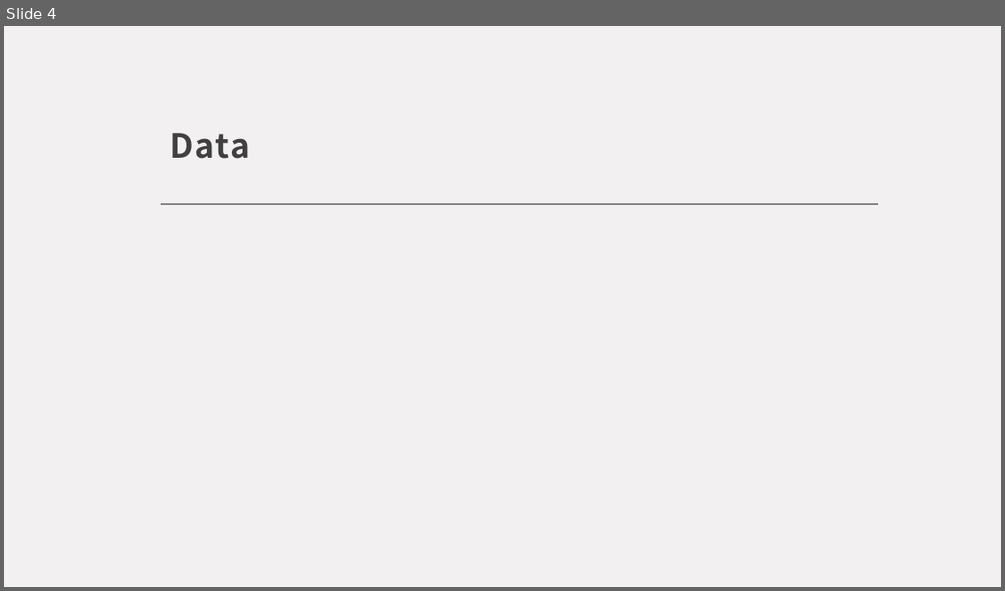
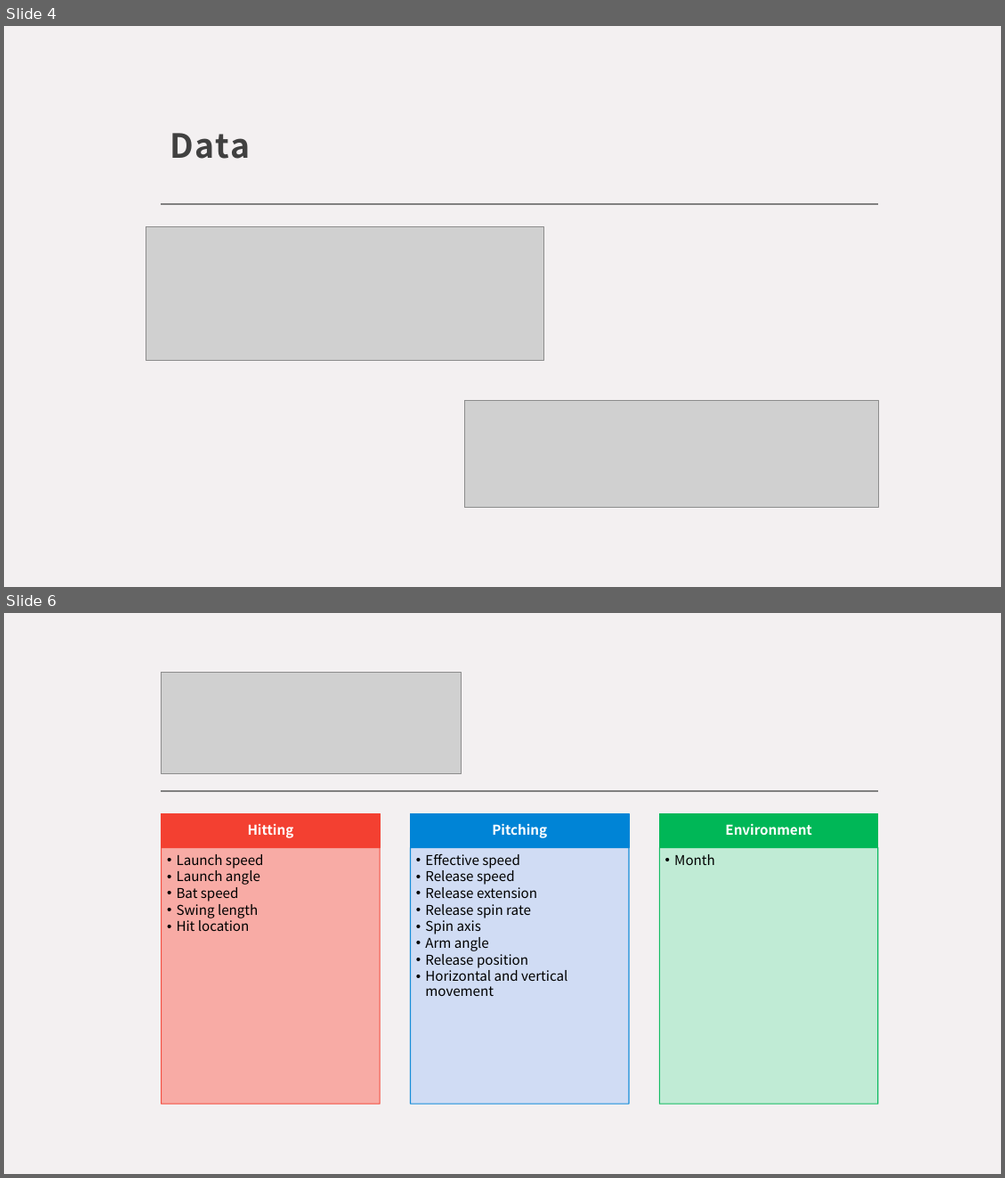
Before and after one commit to jwnorm/hr_variable_importance, a slide deck: project-Norman.pptx. Shown one above the other, each under a label of ours: slide 4 before the commit, slides 4 and 6 after it; the slides between them are not shown. The pictures are 1005x591 and 1005x1178 pixels, drawn with LibreOffice and Linux fonts; fonts in the diff are those of the drawing; grey boxes stand for pictures. Boxes give left, top, right and bottom in pixels: in the first picture for what was removed or moved away, otherwise in the second. Text is boxed around its words. In the diff, an @@ line names an element or a change of style, - is before the commit and + after.

```diff
--- a/project-Norman.pptx
+++ b/project-Norman.pptx
@@ slide 6 added at [4, 613, 1001, 1174], background #F3F0F1; not listed: 1 template element that a slide beside it also shows @@
@@ picture added at [161, 673, 461, 774] @@
@@ group added at [161, 813, 878, 1103]: 6 rectangles, 6 texts @@
+Hitting
+  • Launch speed
+  • Launch angle
+  • Bat speed
+  • Swing length
+  • Hit location
+Pitching
+  • Effective speed
+  • Release speed
+  • Release extension
+  • Release spin rate
+  • Spin axis
+  • Arm angle
+  • Release position
+  • Horizontal and vertical movement
+Environment
+  • Month
@@ slide 4 changed as well @@
@@ picture added at [146, 227, 544, 361] @@
@@ picture added at [465, 401, 878, 507] @@
```
Also in this commit, not shown: 3 other slides changed, 6 other slides added, 3 slides removed.
